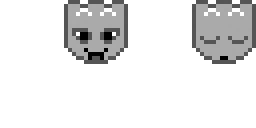
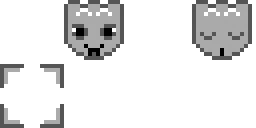
Layers edited between the first and the second 256px x 128px image:
added layer "Layer 2" above "Layer 1" over [0, 64, 64, 128]
painted on "Layer 1" over [60, 0, 256, 80]
